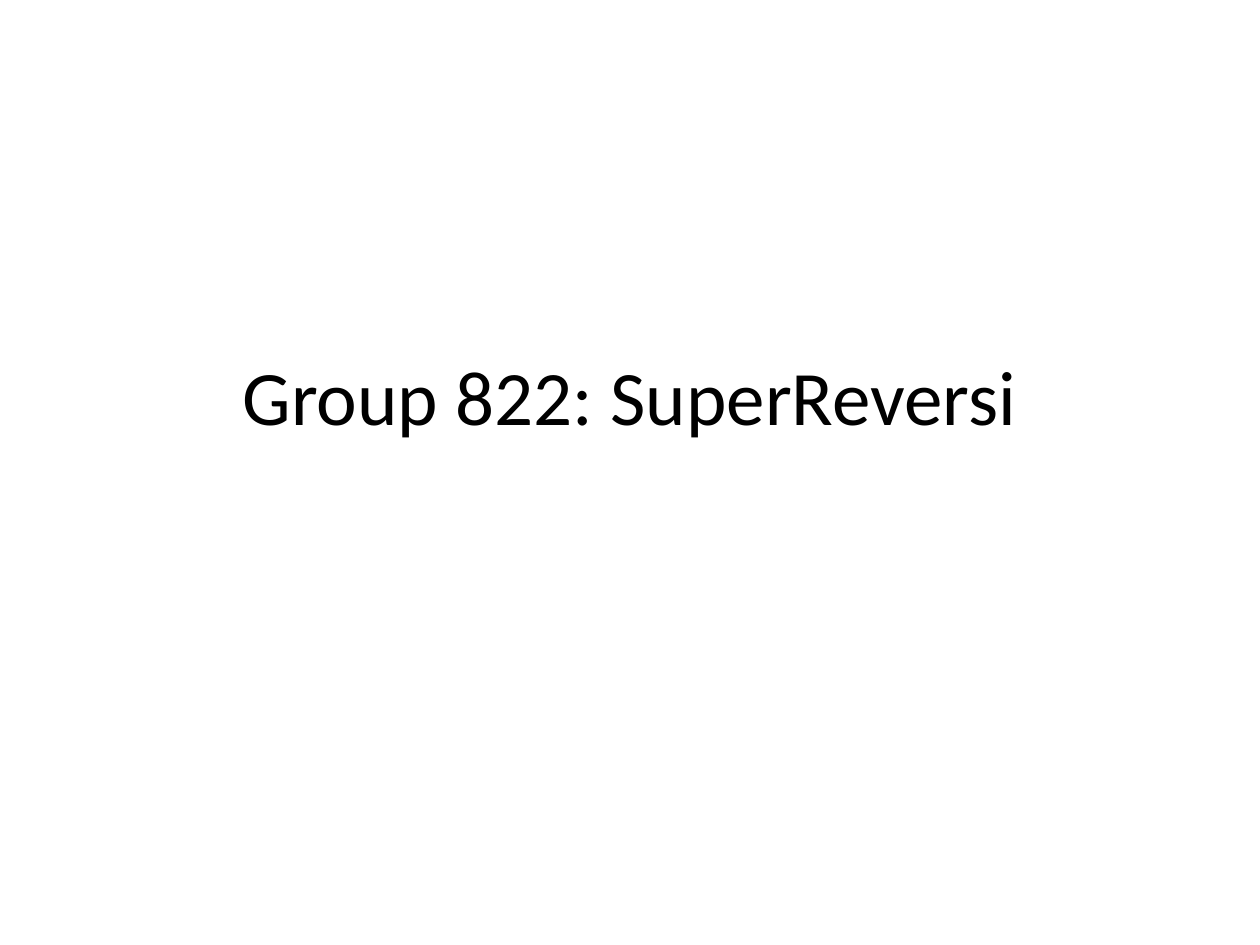
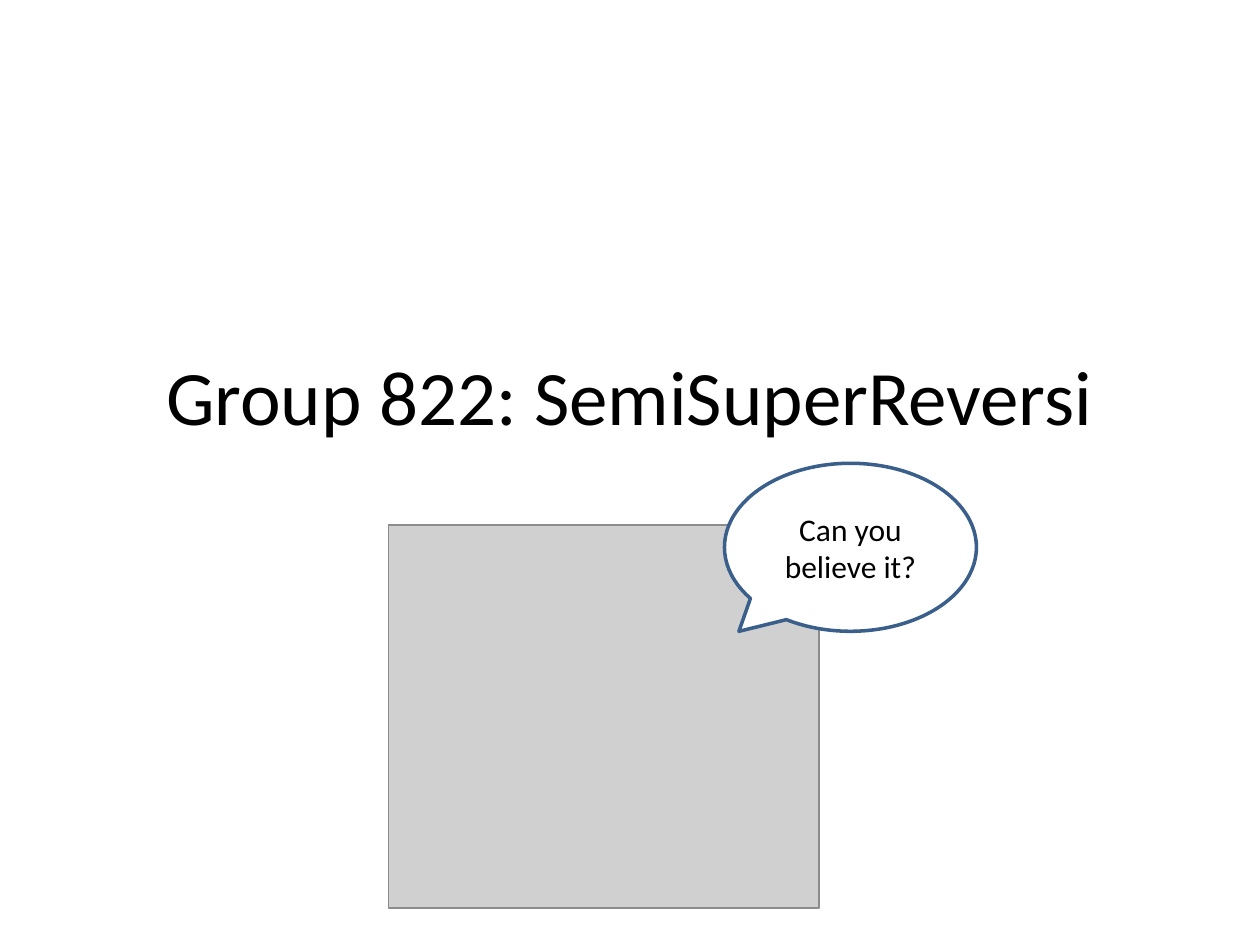
Before and after one commit to baekdahl/hyggekaffe, a slide deck: slide 1 of Reversi slides/reversi.pptx. Drawn at 1260x945 pixels with LibreOffice and Linux fonts; fonts in the diff are those of the drawing; grey boxes stand for pictures. Boxes give left, top, right and bottom in pixels: in the first picture for what was removed or moved away, otherwise in the second. Text is boxed around its words. In the diff, an @@ line names an element or a change of style, - is before the commit and + after.

```diff
--- a/Reversi slides/reversi.pptx
+++ b/Reversi slides/reversi.pptx
@@ title at box(166, 372, 1092, 438): text changed @@
-Group 822: SuperReversi
+Group 822: SemiSuperReversi
@@ speech bubble added at box(724, 464, 976, 631), fill #FFFFFF, outline #3A5F8C 2 pt, 18 pt, text #000000 @@
+Can you believe it?
@@ picture added at box(388, 525, 819, 908) @@
```
Also in this commit, not shown: 3 other slides changed, 4 slides added, 1 slide removed.
